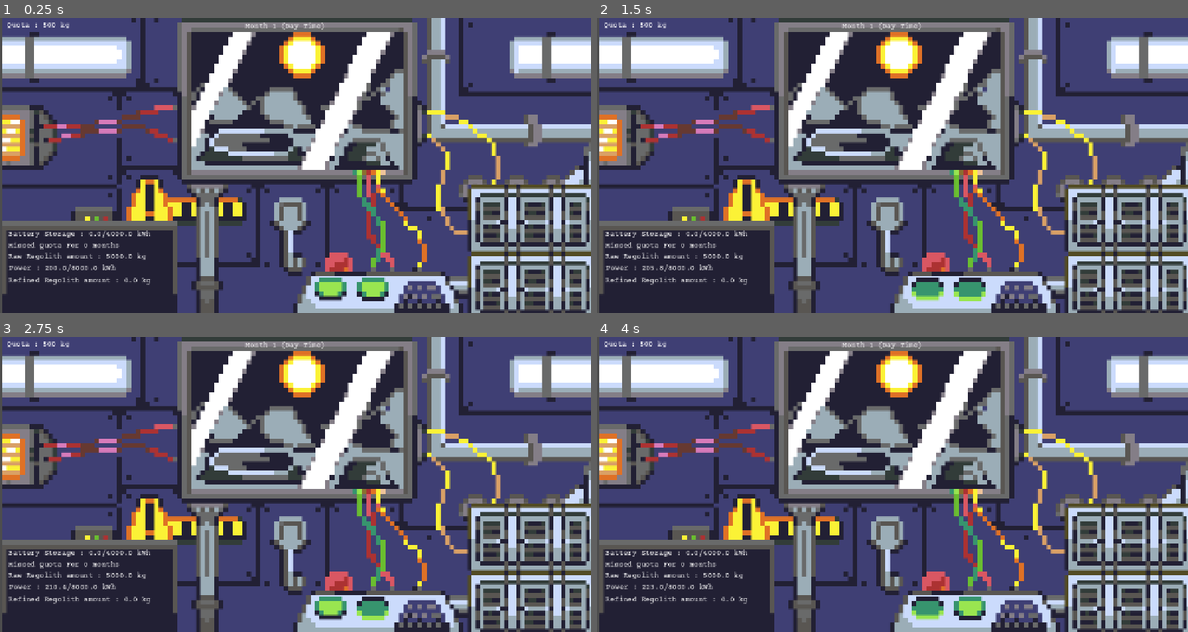
Above: before the commit, frames 1-4 (two rows, left to right).
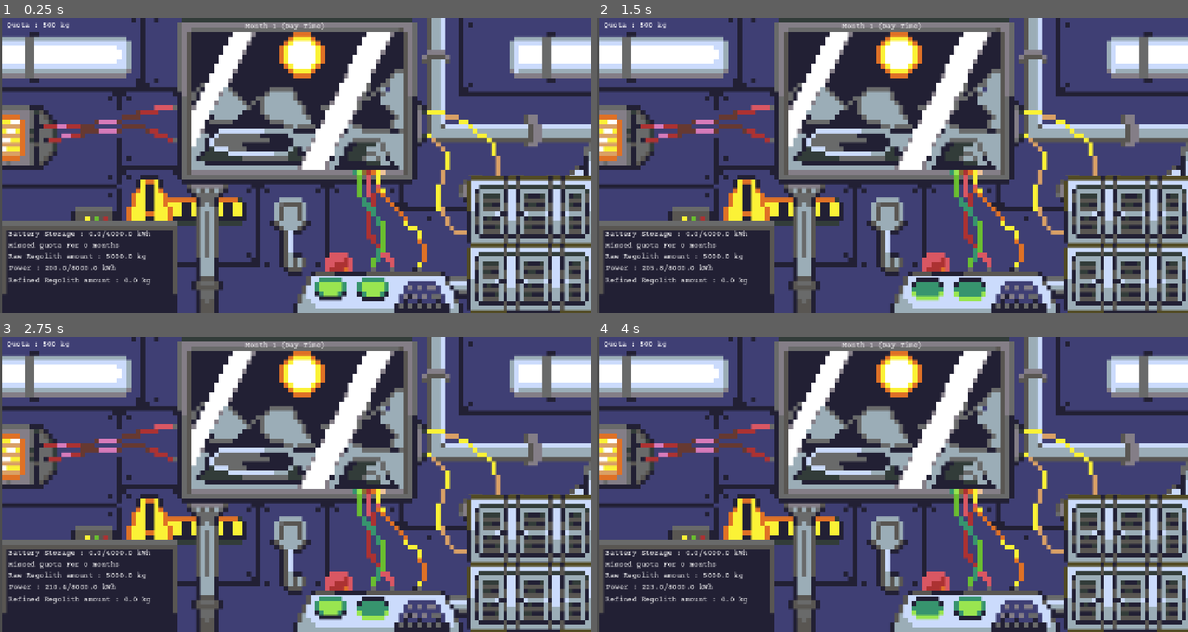
Above: after the commit, the same moments.

Repository: linhtetaye06/Game
Game: Godot game, scene res://main.tscn
Two runs of this game, one before a commit and one after it. Both use one fixed random seed, a clock stepped at 60 frames per second and the inputs below.
Inputs (mouse positions are in pixels of both pictures, inside the frame that each line leads up to):
- Up to frame 1 (0.25 s): no input
- Up to frame 2 (1.5 s): click (927, 292) at 0.5 s; click (975, 292) at 1.25 s
- Up to frame 3 (2.75 s): click (330, 611) at 2 s
- Up to frame 4 (4 s): click (975, 611) at 2.75 s; click (927, 611) at 3.5 s

The runs differ from the first frame. In frame 1, 6.6% of the frame differs, in the area x 79-100%, y 53-100%; in frame 2, 6.6%; in frame 3, 6.6%; in frame 4, 6.6%.
Error in both runs: Invalid assignment of property or key 'visible' with value of type 'bool' on a base object of type 'null instance'. (res://MainUI.gd:64)

Commit message:
Update main.tscn

Diff:
--- a/main.tscn
+++ b/main.tscn
@@ -193,11 +193,10 @@
 script = ExtResource("5_7mycd")
 
 [node name="Battery2" type="Sprite2D" parent="Battery" unique_id=947224133]
-position = Vector2(1.8114892, -105.676796)
+position = Vector2(0.9057617, -120.5376)
 texture = ExtResource("5_lquwl")
 
 [node name="Battery" type="Sprite2D" parent="Battery" unique_id=1223124539]
-position = Vector2(1.8114561, 15.686401)
 texture = ExtResource("5_lquwl")
 
 [node name="CollisionShape2D" type="CollisionShape2D" parent="Battery" unique_id=494324751]
